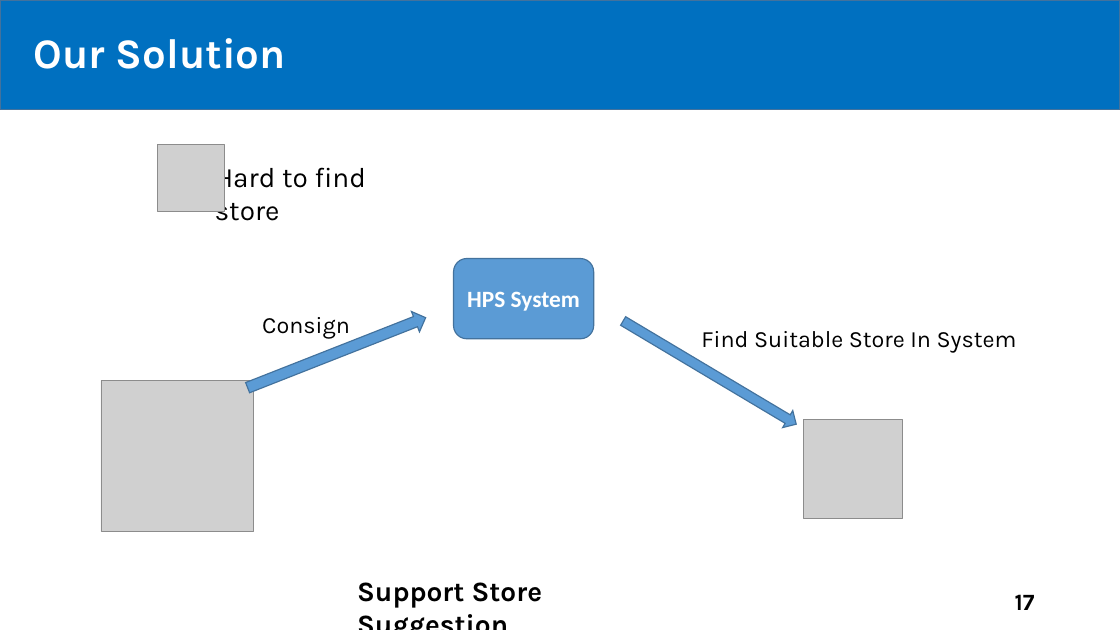
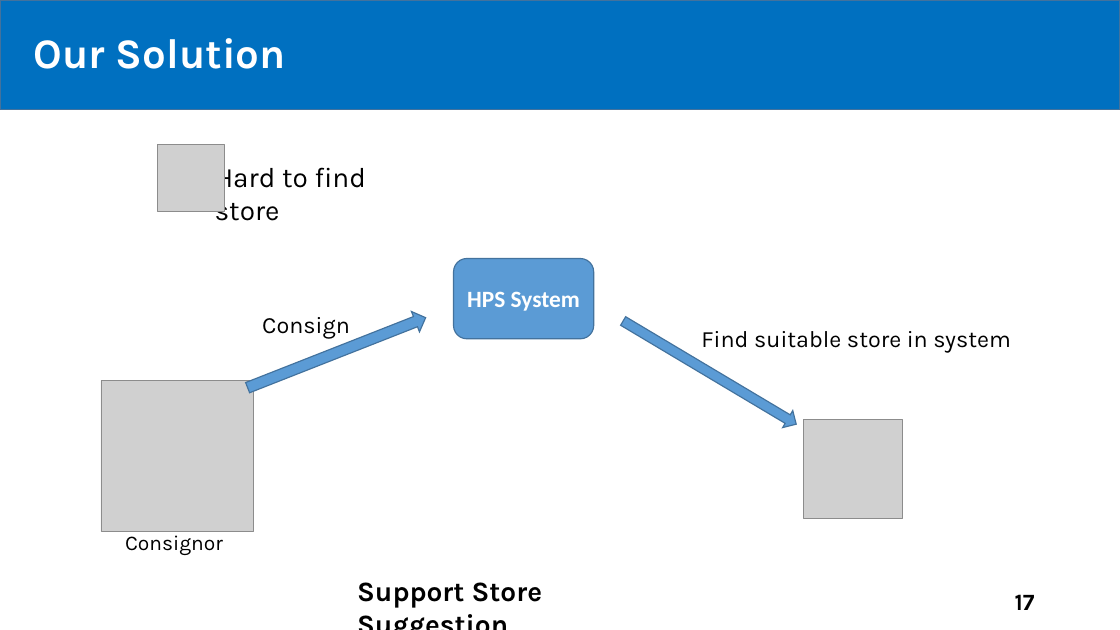
Before and after one commit to tiendan3108/CP, a slide deck: slide 17 of Source/Presentation/PreFinalPresentation.pptx. Drawn at 1120x630 pixels with LibreOffice and Linux fonts; fonts in the diff are those of the drawing; grey boxes stand for pictures. Boxes give left, top, right and bottom in pixels: in the first picture for what was removed or moved away, otherwise in the second. Text is boxed around its words. In the diff, an @@ line names an element or a change of style, - is before the commit and + after.

```diff
--- a/Source/Presentation/PreFinalPresentation.pptx
+++ b/Source/Presentation/PreFinalPresentation.pptx
@@ text at (701, 331, 1011, 353): text changed @@
-Find Suitable Store In System
+Find suitable store in system
@@ text added at (125, 531, 223, 555), 18 pt, text #000000 @@
+Consignor
```
Also in this commit, not shown: 24 other slides changed, 14 slides added.
